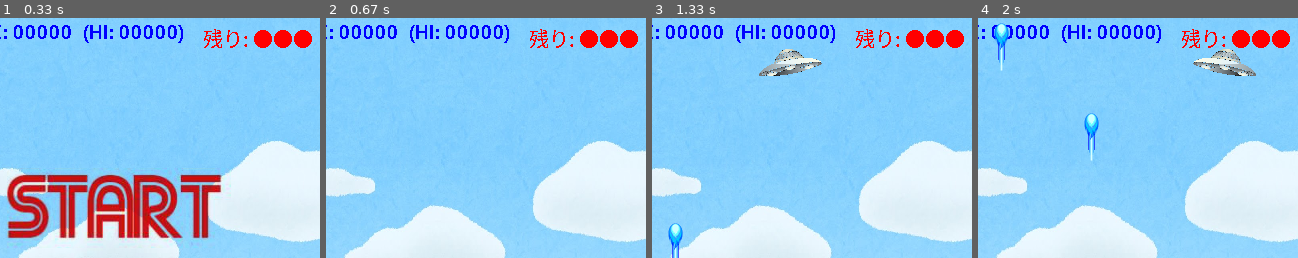
Above: before the commit, frames 1-4 (left to right).
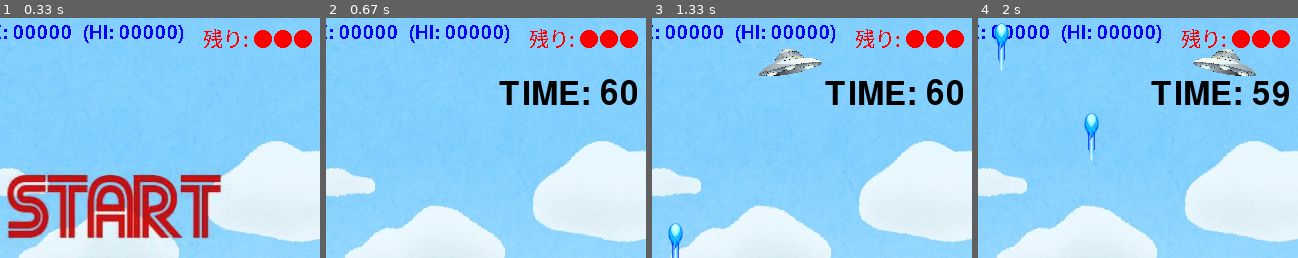
Above: after the commit, the same moments.

Repository: Okamoto-Airi/web-pygame_level1_PC
Game: pygame game, started from main.py
The game is run twice, just before and just after one commit, with the same random seed, the same clock (stepped at 60 frames per second) and the same inputs.
Inputs:
- Up to frame 1 (0.33 s): no input
- Up to frame 2 (0.67 s): tap Space at 0.33 s
- Up to frame 3 (1.33 s): hold Right 0.67-1.13 s; tap Space at 0.73, 1.03, 1.23 s; hold Right from 1.17 s (still down)
- Up to frame 4 (2 s): tap Space at 1.53, 1.73 s; release Right at 1.63 s; hold Left from 1.67 s (still down)
The pictures show only the part of the screen within x 50-100%, y 0-50%; the shares and areas given below are measured in that part.

Frame 1 is identical in both runs. In frame 2, 2.2% of the frame differs, in the area x 54-98%, y 25-37%; in frame 3, 2.2%; in frame 4, 2.2%.

Commit message:
制限時間機能追加(仮表示のため要デザイン変更)

Diff:
--- a/main.py
+++ b/main.py
@@ -107,6 +107,11 @@
     # 時間管理用クロックの作成
     clock = pygame.time.Clock()  # FPS制御用
 
+    # 制限時間
+    TIME_LIMIT = 60  # 制限時間（秒）
+    time_left = TIME_LIMIT  # 残り時間
+    font = pygame.font.SysFont(None, 48)  # 残り時間表示用フォント
+
     # Spriteグループの登録
     group = pygame.sprite.RenderUpdates()  # 描画更新用グループ
     bomb_g = pygame.sprite.Group()  # 爆弾グループ
@@ -164,6 +169,8 @@
     bg_img = Background(majo)  # 背景生成（魔女の参照渡し）
     ufo = None  # UFOはゲーム開始時に生成するため、初期値はNone
 
+    start_ticks = pygame.time.get_ticks()  # ゲーム開始時の時刻（ミリ秒）
+
     while True:
         # 画面を白でクリア
         screen.fill((255, 255, 255))  # 背景色を白に設定
@@ -179,6 +186,20 @@
         # 背景・スプライトを画面に描画
         bg_img.draw(screen)  # 背景描画
         group.draw(screen)  # スプライト描画
+
+        # 制限時間の計算と表示
+        if game_status == PLAY:
+            elapsed_sec = (pygame.time.get_ticks() - start_ticks) // 1000  # 経過秒数
+            time_left = max(0, TIME_LIMIT - elapsed_sec)  # 残り時間
+            # 残り時間を画面右上に表示
+            timer_img = font.render(f"TIME: {time_left}", True, (0, 0, 0))
+            screen.blit(timer_img, (SCREEN.right - 150, 60))
+
+            # 時間切れでゲームオーバー
+            if time_left == 0:
+                game_status = GAMEOVER
+                play_sound.stop()
+                opening_sound.play(-1)
 
         # タイトル・クリア・ゲームオーバー時はメッセージ画像を表示
         if game_status != PLAY:
@@ -215,6 +236,7 @@
                     ufo = Ufo()  # UFO生成
                     opening_sound.stop()  # タイトルBGM停止
                     play_sound.play(-1)  # プレイBGM再生
+                    start_ticks = pygame.time.get_ticks()  # タイマーリセット
                 # クリア画面でCキーで次ステージ
                 elif event.key == K_c and game_status == CLEAR:
                     game_status = PLAY  # プレイ状態へ
@@ -224,6 +246,7 @@
                     Majo.stage.val += 1  # ステージ数加算
                     opening_sound.stop()  # タイトルBGM停止
                     play_sound.play(-1)  # プレイBGM再生
+                    start_ticks = pygame.time.get_ticks()  # タイマーリセット
                 # ゲームオーバー画面でRキーでリトライ
                 elif event.key == K_r and game_status == GAMEOVER:
                     game_status = PLAY  # プレイ状態へ
@@ -238,6 +261,7 @@
                     bg_img = Background(majo)  # 背景再生成
                     Majo.score.reset()  # スコアリセット
                     Majo.stage.reset()  # ステージリセット
+                    start_ticks = pygame.time.get_ticks()  # タイマーリセット
 
         # キー入力による魔女の移動処理
         pressed_keys = pygame.key.get_pressed()  # 押されているキー取得
